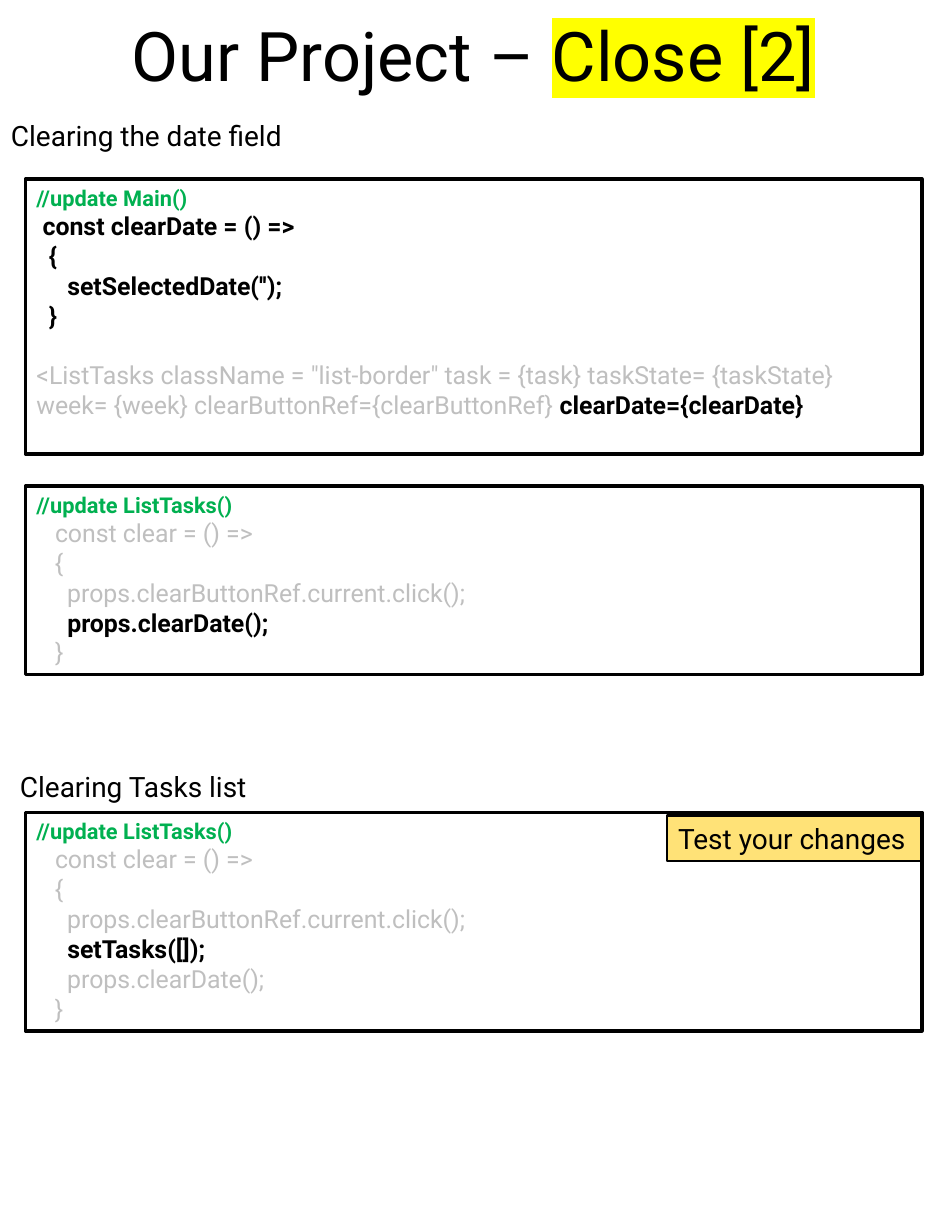
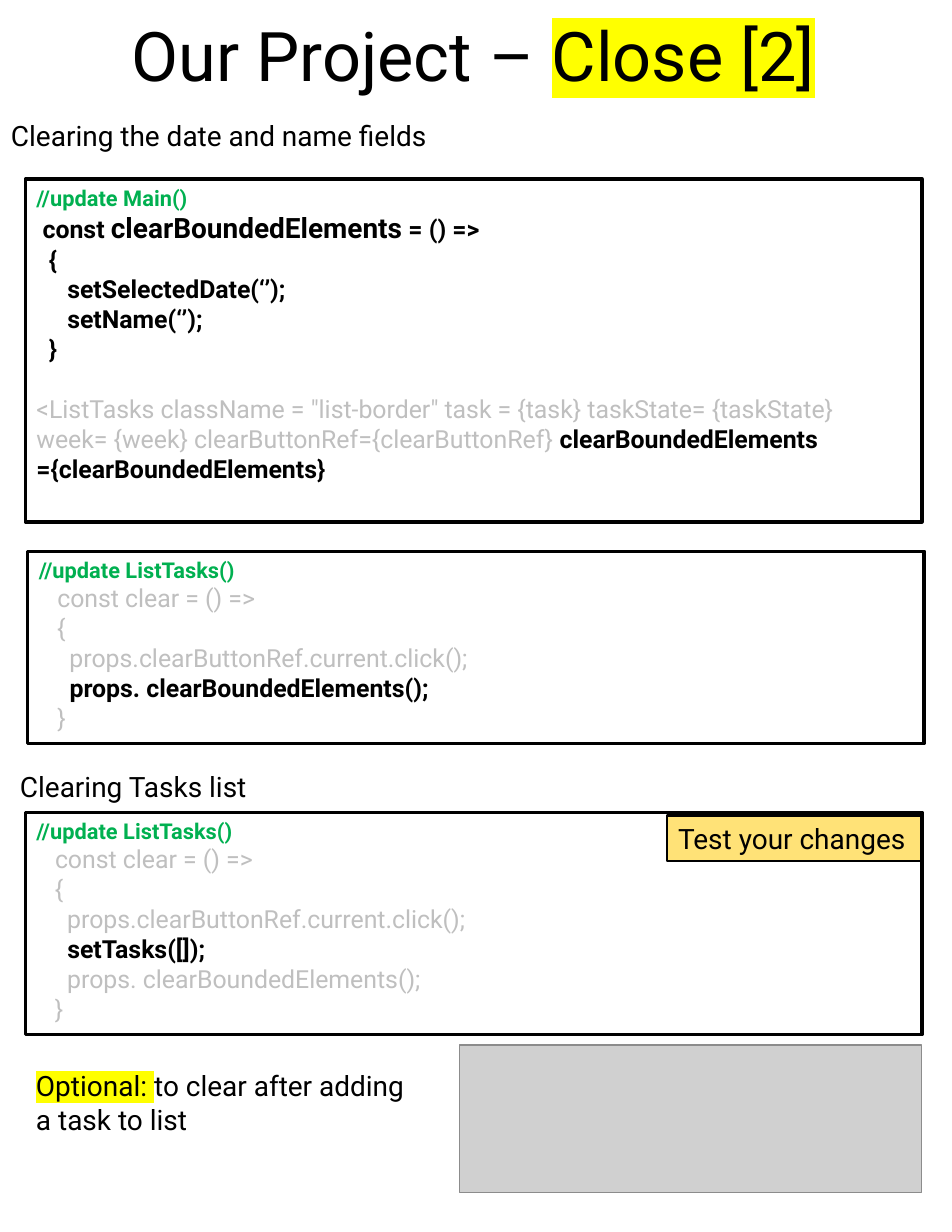
Before and after one commit to scorpion0511/mytracker, a slide deck: slide 56 of doc/React.pptx. Drawn at 952x1232 pixels with LibreOffice and Linux fonts; fonts in the diff are those of the drawing; grey boxes stand for pictures. Boxes give left, top, right and bottom in pixels: in the first picture for what was removed or moved away, otherwise in the second. Text is boxed around its words. In the diff, an @@ line names an element or a change of style, - is before the commit and + after.

```diff
--- a/doc/React.pptx
+++ b/doc/React.pptx
@@ text at box(11, 124, 426, 152): text changed @@
-Clearing the date field
+Clearing the date and name fields
@@ rectangle "//update Main()": place and size @@
-rectangle "//update Main()" at box(26, 179, 922, 455)
+rectangle "//update Main()" at box(26, 179, 922, 522)
@@ text in rectangle at box(43, 217, 402, 239): text changed; size 16 to 18 pt @@
-const clearDate = () =>
+const clearBoundedElements = () =>
@@ text in rectangle at box(67, 278, 285, 334): text changed @@
-setSelectedDate('');
+setSelectedDate(‘’);
+setName(‘’);
@@ text in rectangle at box(36, 399, 833, 483): text changed @@
-<ListTasks className = "list-border" task = {task} taskState= {taskState} week= {week} clearButtonRef={clearButtonRef} clearDate={clearDate}
+<ListTasks className = "list-border" task = {task} taskState= {taskState} week= {week} clearButtonRef={clearButtonRef} clearBoundedElements ={clearBoundedElements}
@@ rectangle "//update ListTasks()": place and size @@
-rectangle "//update ListTasks()" at box(26, 486, 922, 674)
+rectangle "//update ListTasks()" at box(28, 551, 924, 744)
@@ text in rectangle at box(70, 677, 428, 703): text changed @@
-props.clearDate();
+props. clearBoundedElements();
@@ rectangle "//update ListTasks()": place and size @@
-rectangle "//update ListTasks()" at box(26, 812, 922, 1030)
+rectangle "//update ListTasks()" at box(26, 812, 922, 1035)
@@ text in rectangle at box(67, 969, 420, 993): text changed @@
-props.clearDate();
+props. clearBoundedElements();
@@ picture added at box(459, 1045, 921, 1193) @@
@@ text added at box(36, 1070, 404, 1131), 18 pt, text #000000 @@
+Optional: to clear after adding
+a task to list
```
Also in this commit, not shown: 21 other slides changed, 4 slides added.
